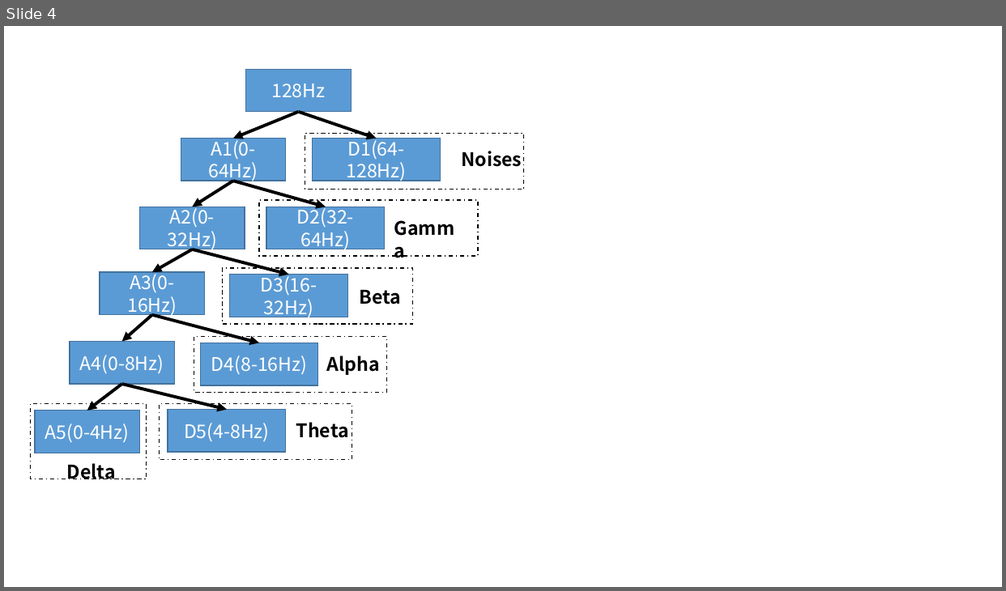
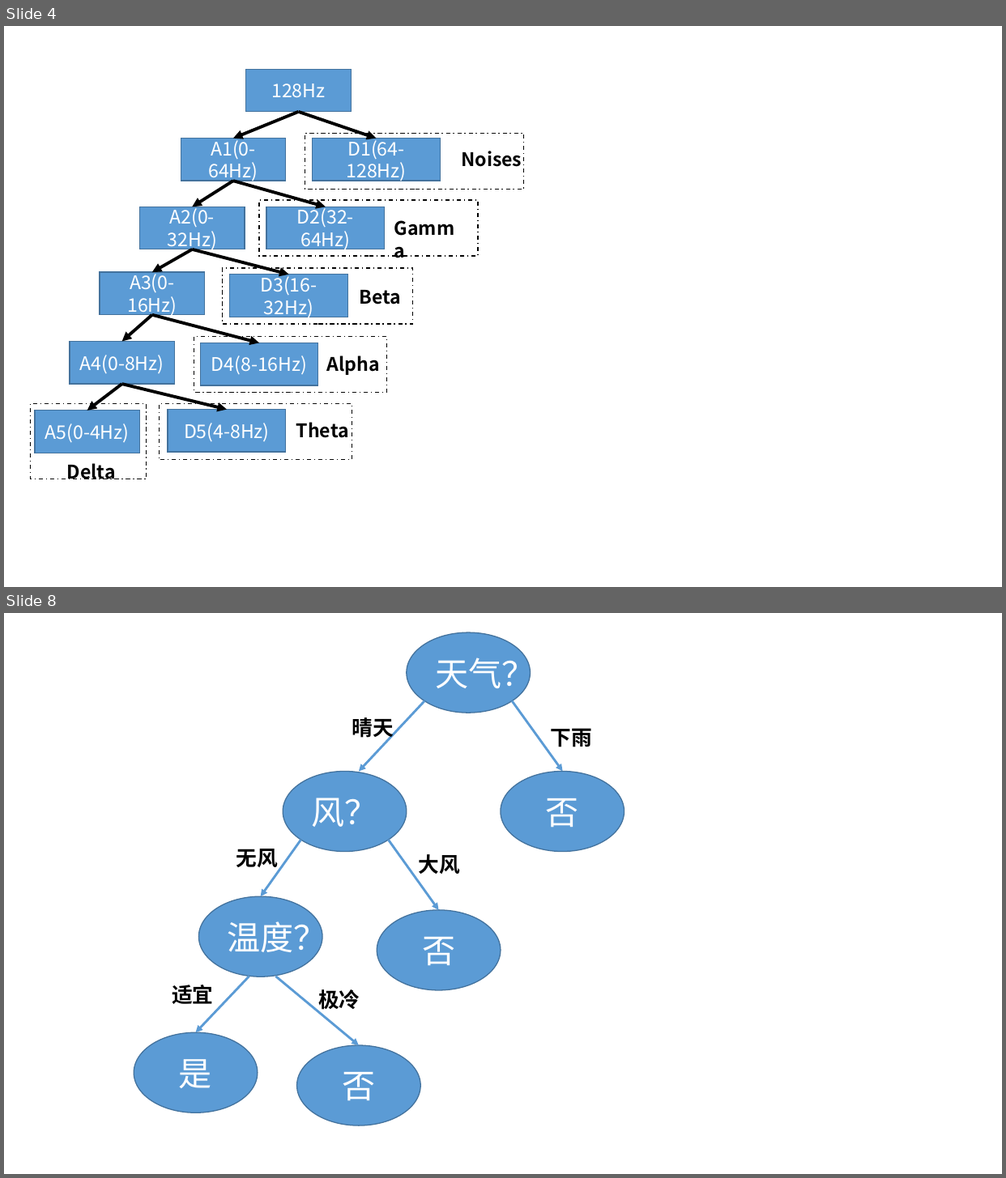
Before and after one commit to wandouqiang/-, a slide deck: 图集.pptx. Shown one above the other, each under a label of ours: slide 4 before the commit, slides 4 and 8 after it; the slides between them are not shown. The pictures are 1006x591 and 1006x1178 pixels, drawn with LibreOffice and Linux fonts; fonts in the diff are those of the drawing. Boxes give left, top, right and bottom in pixels: in the first picture for what was removed or moved away, otherwise in the second. Text is boxed around its words. In the diff, an @@ line names an element or a change of style, - is before the commit and + after.

```diff
--- a/图集.pptx
+++ b/图集.pptx
@@ slide 8 added at [4, 613, 1002, 1174], background #FFFFFF @@
@@ ellipse added at [407, 632, 530, 713], fill #5B9BD5, outline #43739E 1 pt, 32 pt, text #FFFFFF @@
+天气？
@@ arrow added from (424, 701) to (359, 772), #5B9BD5 2.25 pt @@
@@ arrow added from (513, 701) to (562, 772), #5B9BD5 2.25 pt @@
@@ text added at [352, 717, 394, 741], 20 pt, text #000000, bold @@
+晴天
@@ text added at [551, 728, 592, 747], 20 pt, text #000000, bold @@
+下雨
@@ ellipse added at [283, 772, 406, 852], fill #5B9BD5, outline #43739E 1 pt, 32 pt, text #FFFFFF @@
+风？
@@ ellipse added at [501, 772, 624, 852], fill #5B9BD5, outline #43739E 1 pt, 32 pt, text #FFFFFF @@
+否
@@ text added at [236, 849, 278, 867], 20 pt, text #000000, bold @@
+无风
@@ arrow added from (301, 840) to (261, 897), #5B9BD5 2.25 pt @@
@@ arrow added from (388, 840) to (439, 910), #5B9BD5 2.25 pt @@
@@ text added at [419, 854, 460, 874], 20 pt, text #000000, bold @@
+大风
@@ ellipse added at [198, 897, 322, 977], fill #5B9BD5, outline #43739E 1 pt, 32 pt, text #FFFFFF @@
+温度？
@@ ellipse added at [377, 910, 501, 990], fill #5B9BD5, outline #43739E 1 pt, 32 pt, text #FFFFFF @@
+否
@@ arrow added from (249, 977) to (196, 1033), #5B9BD5 2.25 pt @@
@@ arrow added from (275, 977) to (359, 1046), #5B9BD5 2.25 pt @@
@@ text added at [172, 985, 213, 1004], 20 pt, text #000000, bold @@
+适宜
@@ text added at [318, 990, 360, 1012], 20 pt, text #000000, bold @@
+极冷
@@ ellipse added at [134, 1033, 257, 1113], fill #5B9BD5, outline #43739E 1 pt, 32 pt, text #FFFFFF @@
+是
@@ ellipse added at [296, 1046, 420, 1126], fill #5B9BD5, outline #43739E 1 pt, 32 pt, text #FFFFFF @@
+否
```
Also in this commit, not shown: 2 slides changed, 2 other slides added, 4 other files.
